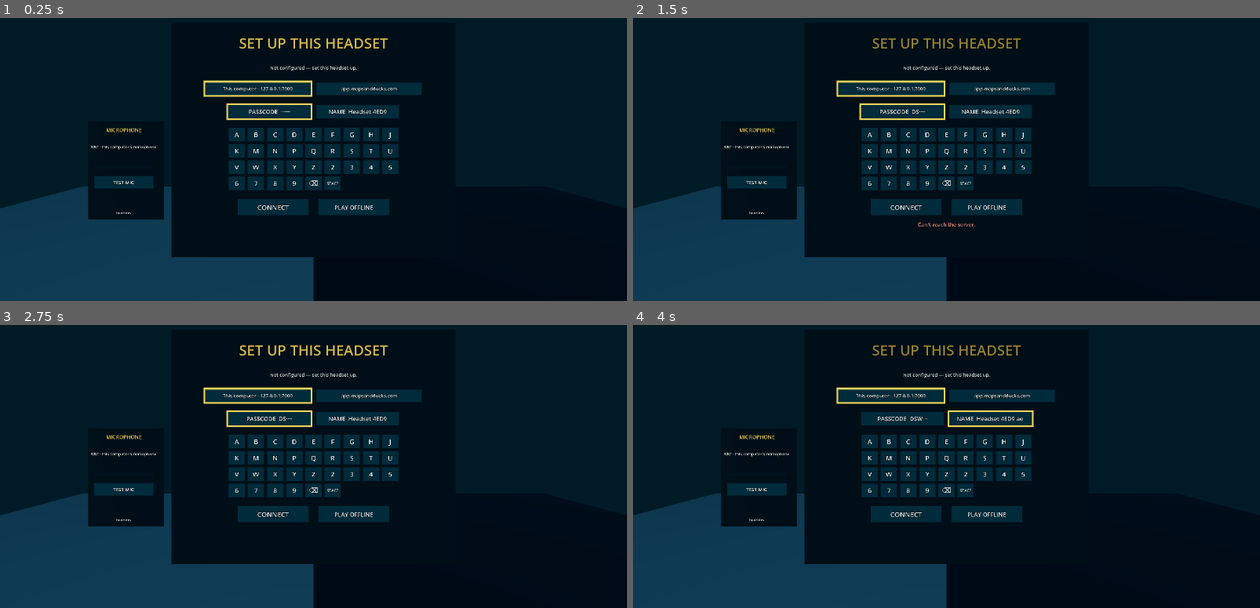
Above: before the commit, frames 1-4 (two rows, left to right).
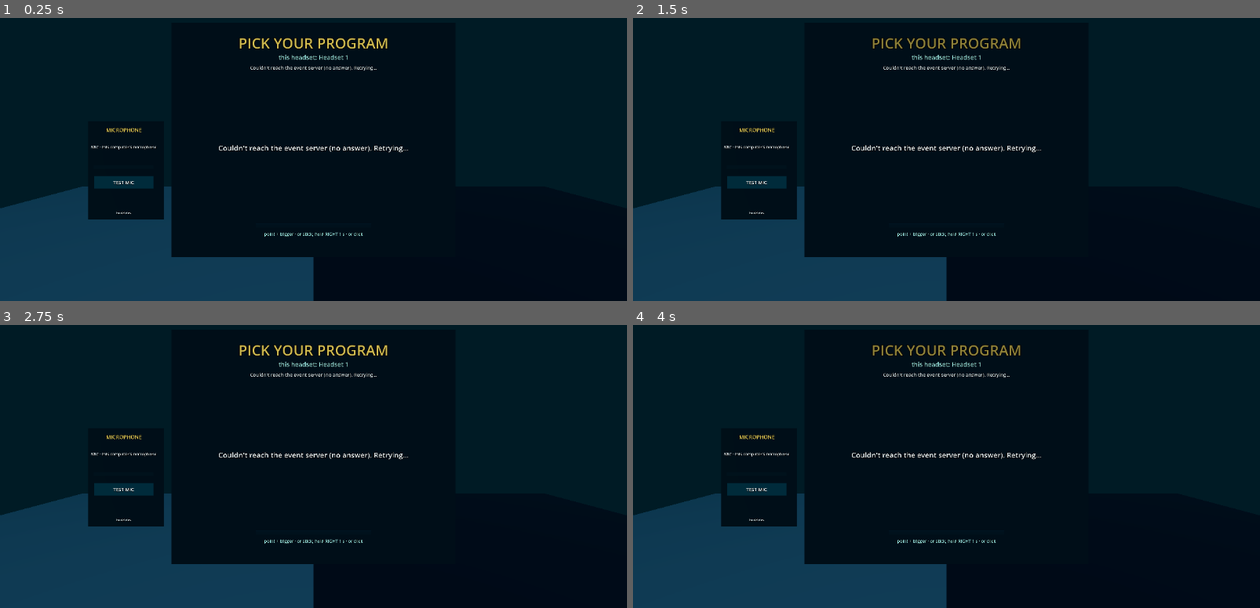
Above: after the commit, the same moments.

Repository: cosmicmonkeysounds/Loom
Game: Godot game, scene res://main.tscn
Two runs of this game, one before a commit and one after it. Both use one fixed random seed, a clock stepped at 60 frames per second and the inputs below. Video files are missing from this copy of the repository; at most half a second of black plays in their place.
Inputs (mouse positions are in pixels of both pictures, inside the frame that each line leads up to):
- Up to frame 1 (0.25 s): no input
- Up to frame 2 (1.5 s): tap Enter at 0.5, 0.6 s; move the mouse to (1084, 108) at 0.52 s; hold D 0.53-1.28 s; click (1084, 108) at 0.67 s; tap Space at 0.77 s; move the mouse to (821, 142) at 1.27 s; hold S from 1.28 s (still down); tap Keypad Enter at 1.35 s
- Up to frame 3 (2.75 s): tap Space at 1.52, 2 s; move the mouse to (376, 353) at 2.02 s; release S at 2.03 s; hold D from 2.03 s (still down); tap Backspace at 2.1 s
- Up to frame 4 (4 s): move the mouse to (915, 503) at 2.77 s; release D at 2.78 s; hold W 2.78-3.53 s; tap Tab at 2.85 s; click (915, 503) at 2.92 s; tap Space at 3.02, 3.77 s; move the mouse to (1134, 483) at 3.52 s; hold A from 3.53 s (still down); tap E at 3.6 s

The runs differ from the first frame. In frame 1, 9.2% of the frame differs, in the area x 32-68%, y 6-78%; in frame 2, 9.3%; in frame 3, 9.2%; in frame 4, 9.2%.

Commit message:
godot cleanup, desktop info

Diff:
--- a/reinstall/vr/config/station.json
+++ b/reinstall/vr/config/station.json
@@ -1,6 +1,6 @@
 {
   "server": "https://app.mapsandducks.com",
-  "code": "CHANGEME",
+  "code": "5HB2YG",
   "station": "vr-1",
   "name": "Headset 1",
   "graphics": "medium"
--- a/reinstall/vr/main.tscn
+++ b/reinstall/vr/main.tscn
@@ -1,16 +1,16 @@
-[gd_scene load_steps=3 format=3]
+[gd_scene format=3 uid="uid://cvxdxrxkapvg0"]
 
-[ext_resource type="Script" path="res://main.gd" id="1_main"]
-[ext_resource type="Script" path="res://game/game.gd" id="2_game"]
+[ext_resource type="Script" uid="uid://basdwnuair6op" path="res://main.gd" id="1_main"]
+[ext_resource type="Script" uid="uid://dcvg2iqlo7pye" path="res://game/game.gd" id="2_game"]
 
-[node name="Main" type="Node3D"]
+[node name="Main" type="Node3D" unique_id=1823817795]
 script = ExtResource("1_main")
 
-[node name="WorldEnvironment" type="WorldEnvironment" parent="."]
+[node name="WorldEnvironment" type="WorldEnvironment" parent="." unique_id=949516546]
 
-[node name="Sun" type="DirectionalLight3D" parent="."]
+[node name="Sun" type="DirectionalLight3D" parent="." unique_id=1557924715]
 light_color = Color(0.85, 0.95, 1, 1)
 light_energy = 0.7
 
-[node name="Game" type="Node3D" parent="."]
+[node name="Game" type="Node3D" parent="." unique_id=1917714981]
 script = ExtResource("2_game")
Not shown, changed: reinstall/vr/export_presets.cfg
Not shown, changed: reinstall/vr/.gitignore
Not shown, added: reinstall/vr/tools/quest-win.ps1
Not shown, added: scripts/house-desktop/INFO.md
